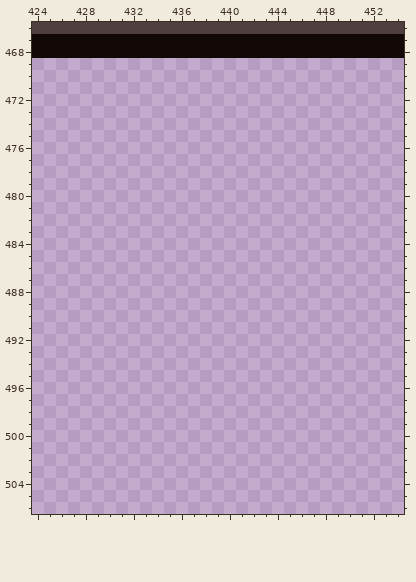
One commit to this pixel-art file: Assets/Art/Content.aseprite. Above, as it was before the edit.
512x512 pixels, 1 frame. Colours within 5 levels of each other are drawn and written as one. Shown: x 424..454, y 466..506.
After:
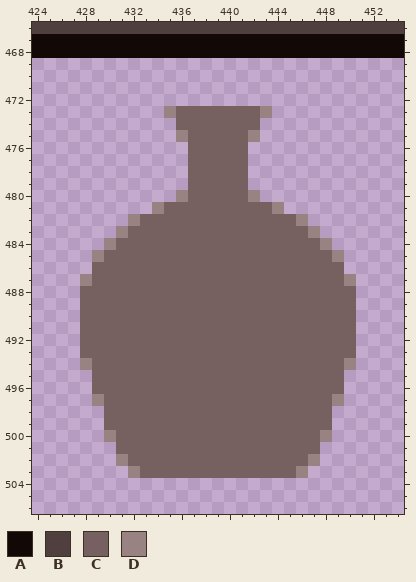
Palette (. is transparent): A #120805  B #4f3f3e  C #776160  D #998382
Edits made:
layer "Layer 34" added
--- layer "Layer 34"
@@ x 424..454 @@
 472 ...............................
-473 ...............................
-474 ...............................
-475 ...............................
-476 ...............................
-477 ...............................
-478 ...............................
-479 ...............................
-480 ...............................
-481 ...............................
-482 ...............................
-483 ...............................
-484 ...............................
-485 ...............................
-486 ...............................
-487 ...............................
-488 ...............................
-489 ...............................
-490 ...............................
-491 ...............................
-492 ...............................
-493 ...............................
-494 ...............................
-495 ...............................
-496 ...............................
-497 ...............................
-498 ...............................
-499 ...............................
-500 ...............................
-501 ...............................
-502 ...............................
-503 ...............................
+473 ...........DCCCCCCCD...........
+474 ............CCCCCCC............
+475 ............DCCCCCD............
+476 .............CCCCC.............
+477 .............CCCCC.............
+478 .............CCCCC.............
+479 .............CCCCC.............
+480 ............DCCCCCD............
+481 ..........DCCCCCCCCCD..........
+482 ........DCCCCCCCCCCCCCD........
+483 .......DCCCCCCCCCCCCCCCD.......
+484 ......DCCCCCCCCCCCCCCCCCD......
+485 .....DCCCCCCCCCCCCCCCCCCCD.....
+486 .....CCCCCCCCCCCCCCCCCCCCC.....
+487 ....DCCCCCCCCCCCCCCCCCCCCCD....
+488 ....CCCCCCCCCCCCCCCCCCCCCCC....
+489 ....CCCCCCCCCCCCCCCCCCCCCCC....
+490 ....CCCCCCCCCCCCCCCCCCCCCCC....
+491 ....CCCCCCCCCCCCCCCCCCCCCCC....
+492 ....CCCCCCCCCCCCCCCCCCCCCCC....
+493 ....CCCCCCCCCCCCCCCCCCCCCCC....
+494 ....DCCCCCCCCCCCCCCCCCCCCCD....
+495 .....CCCCCCCCCCCCCCCCCCCCC.....
+496 .....CCCCCCCCCCCCCCCCCCCCC.....
+497 .....DCCCCCCCCCCCCCCCCCCCD.....
+498 ......CCCCCCCCCCCCCCCCCCC......
+499 ......CCCCCCCCCCCCCCCCCCC......
+500 ......DCCCCCCCCCCCCCCCCCD......
+501 .......CCCCCCCCCCCCCCCCC.......
+502 .......DCCCCCCCCCCCCCCCD.......
+503 ........DCCCCCCCCCCCCCD........
 504 ...............................
